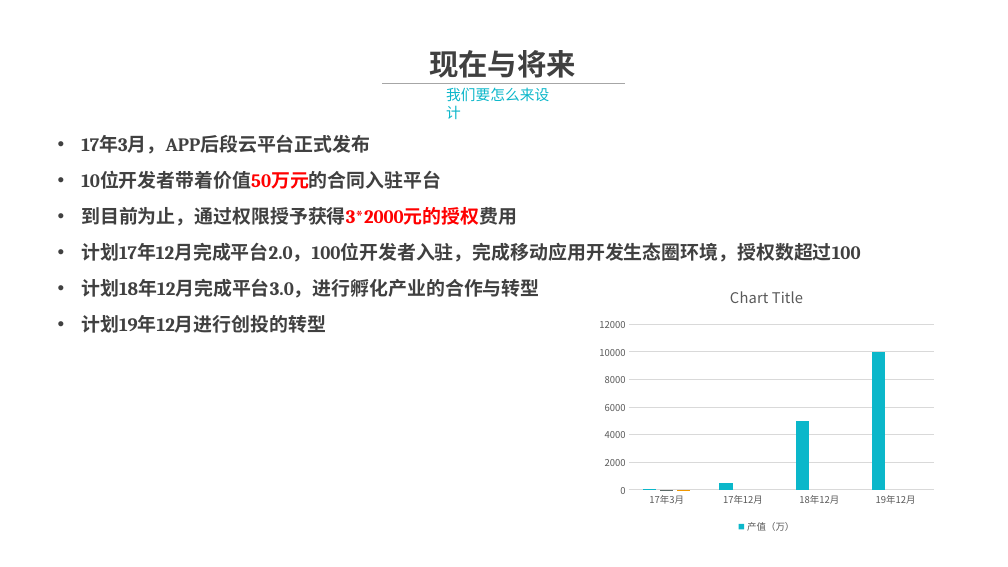
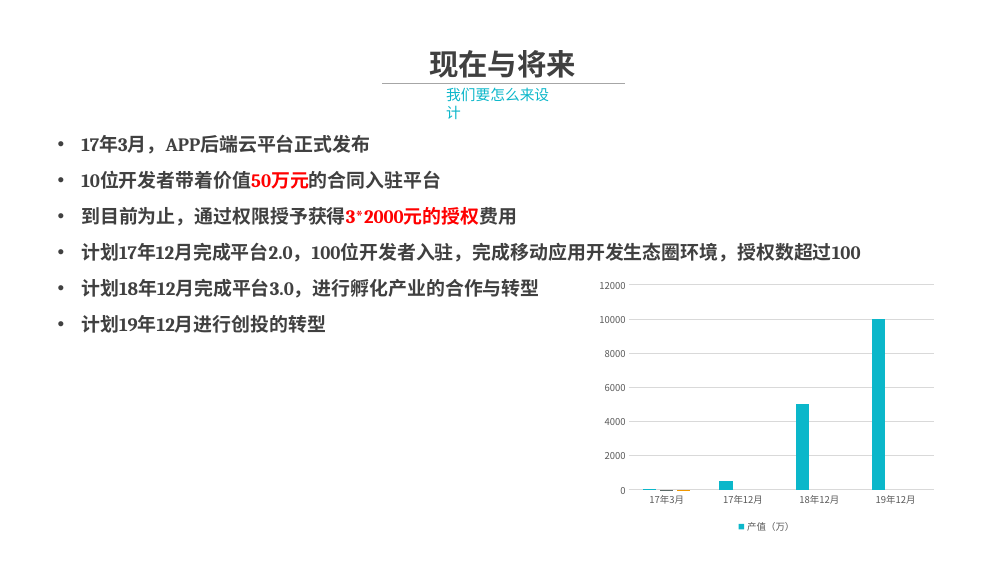
Before and after one commit to alucard263096/BP, a slide deck: slide 10 of App后端云 商业计划书 - v1 团队.pptx. Drawn at 1008x567 pixels with LibreOffice and Linux fonts; fonts in the diff are those of the drawing; background and template pictures are left out. Boxes give left, top, right and bottom in pixels: in the first picture for what was removed or moved away, otherwise in the second. Text is boxed around its words. In the diff, an @@ line names an element or a change of style, - is before the commit and + after.

```diff
--- a/App后端云 商业计划书 - v1 团队.pptx
+++ b/App后端云 商业计划书 - v1 团队.pptx
@@ text at box(81, 135, 370, 154): text changed @@
-• 17年3月，APP后段云平台正式发布
+• 17年3月，APP后端云平台正式发布
@@ column chart at box(593, 273, 941, 537) @@
@@ category axis changed @@
```
Also in this commit, not shown: 6 other slides changed, 1 slide added.
